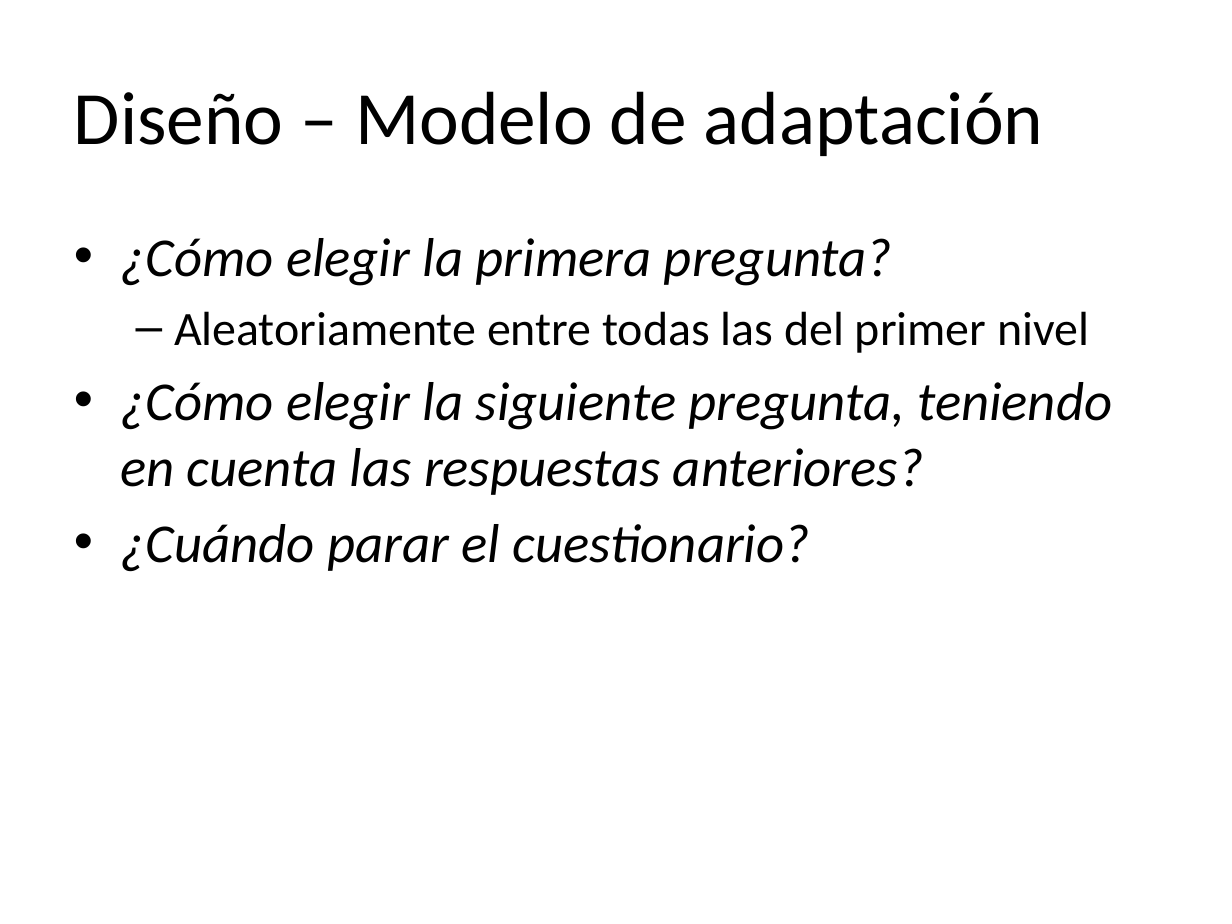
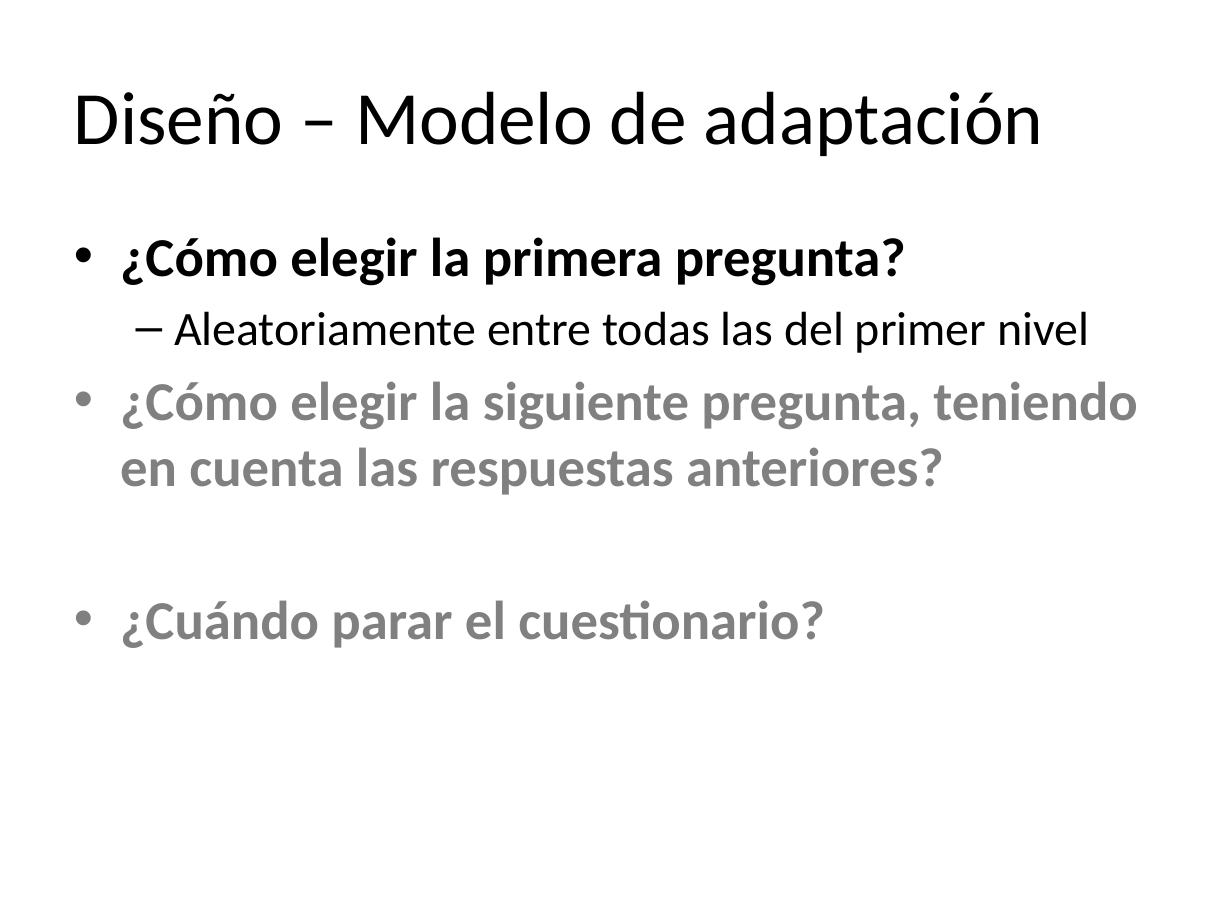
Before and after one commit to molins/TFG, a slide deck: slide 15 of presentacion/TFG.pptx. Drawn at 1232x924 pixels with LibreOffice and Linux fonts; fonts in the diff are those of the drawing. Boxes give left, top, right and bottom in pixels: in the first picture for what was removed or moved away, otherwise in the second. Text is boxed around its words. In the diff, an @@ line names an element or a change of style, - is before the commit and + after.

```diff
--- a/presentacion/TFG.pptx
+++ b/presentacion/TFG.pptx
@@ text at box(120, 237, 1137, 648): bold on, italic off in "¿Cómo elegir la primera pregunta?", "¿Cómo elegir la siguiente pregunta, teniendo en ...", "¿Cuándo parar el cuestionario?"; text colour #000000 to #808080 in "¿Cómo elegir la siguiente pregunta, teniendo en ...", "¿Cuándo parar el cuestionario?" @@
```
Also in this commit, not shown: 5 other slides changed, 1 slide added.
